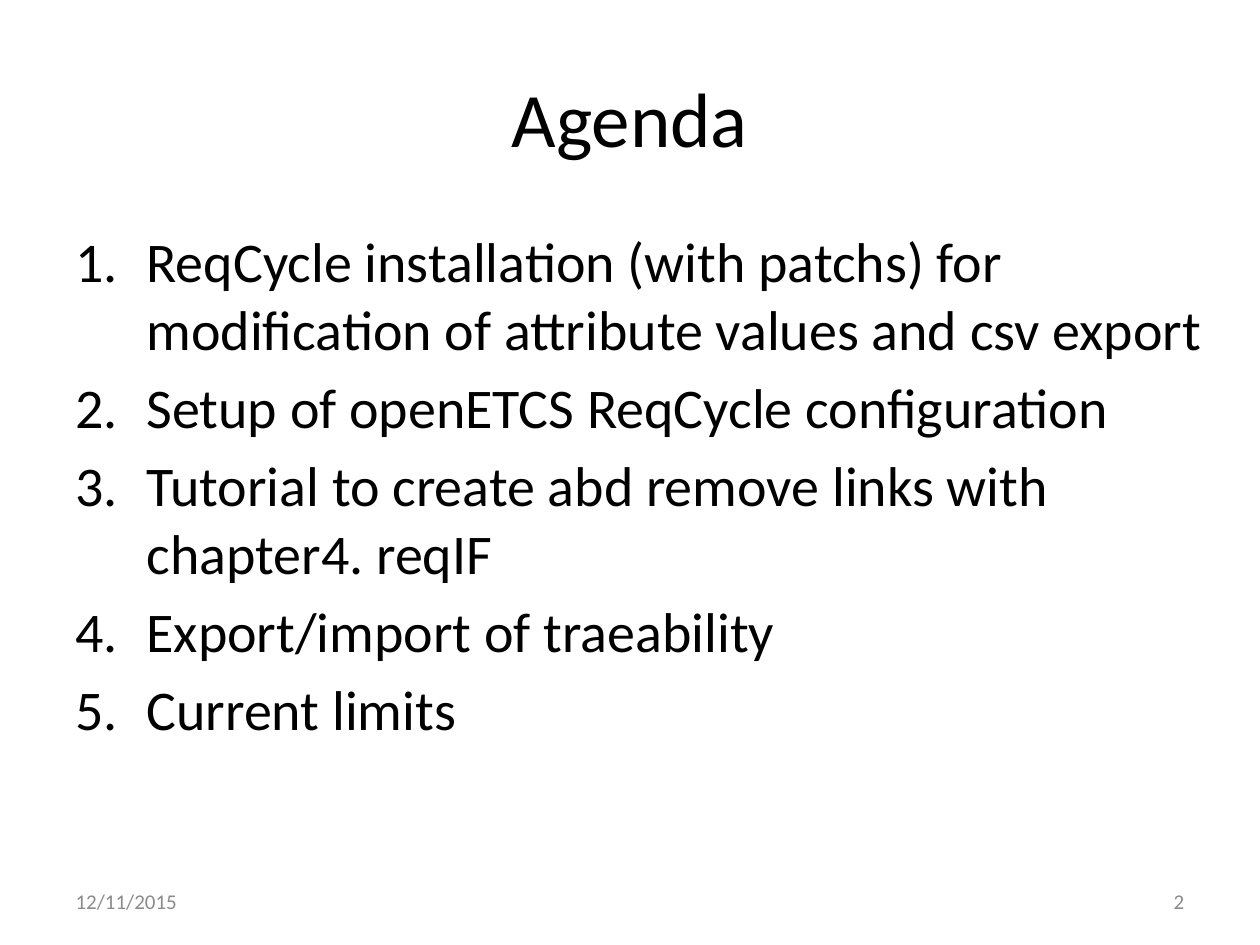
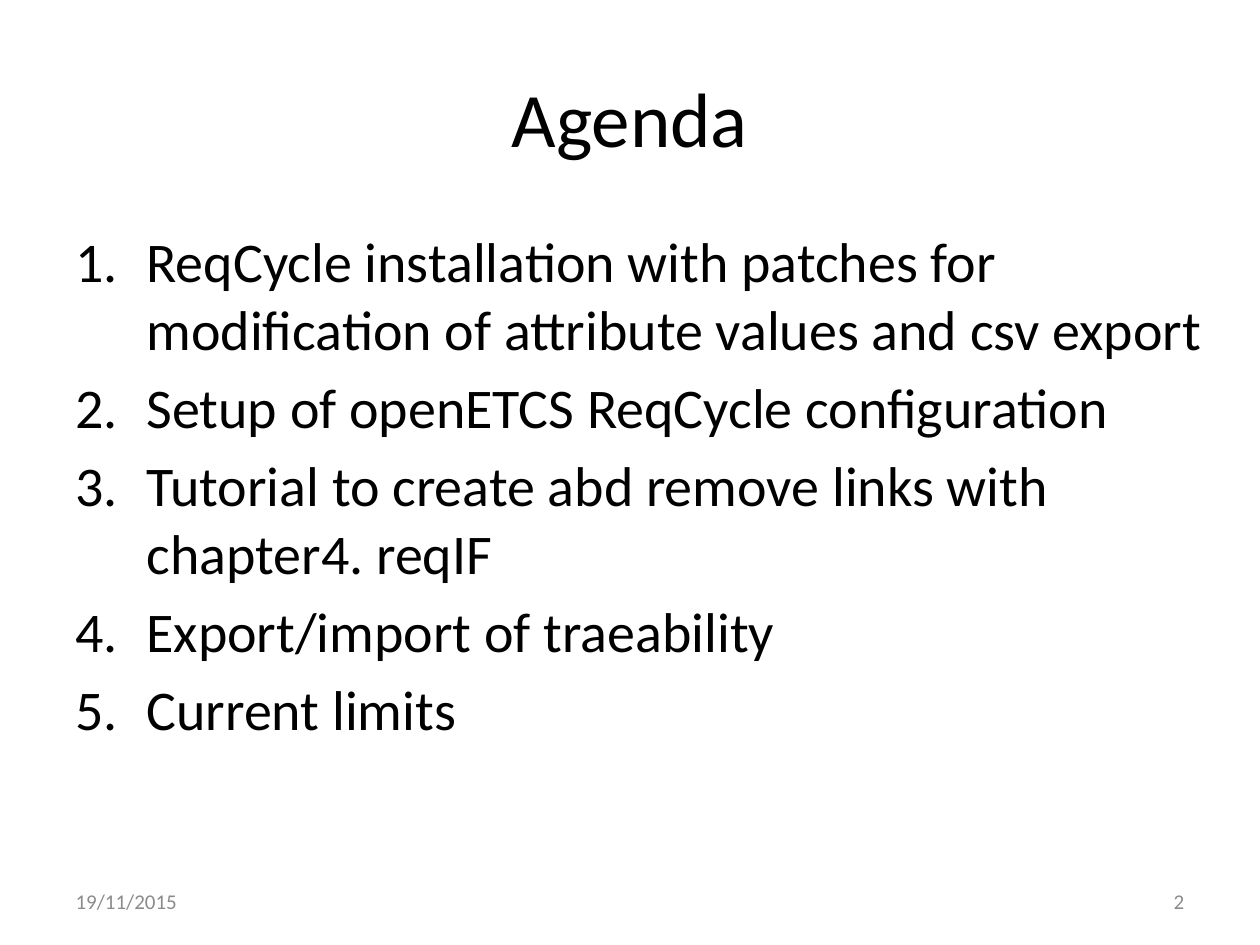
Before and after one commit to openETCS/toolchain, a slide deck: slide 2 of T7.3/TraceabilityArchitecture/reqCycleUse/ReqCyclePossibleUseForArchitectureVerification-V2.pptx. Drawn at 1260x945 pixels with LibreOffice and Linux fonts; fonts in the diff are those of the drawing. Boxes give left, top, right and bottom in pixels: in the first picture for what was removed or moved away, otherwise in the second. Text is boxed around its words. In the diff, an @@ line names an element or a change of style, - is before the commit and + after.

Commit message:
updated ReqCycle in use presentation after first remarks from Jan

```diff
--- a/T7.3/TraceabilityArchitecture/reqCycleUse/ReqCyclePossibleUseForArchitectureVerification-V2.pptx
+++ b/T7.3/TraceabilityArchitecture/reqCycleUse/ReqCyclePossibleUseForArchitectureVerification-V2.pptx
@@ text at (146, 243, 1201, 359): text changed @@
-1. ReqCycle installation (with patchs) for modification of attribute values and csv export
+1. ReqCycle installation with patches for modification of attribute values and csv export
@@ text at (76, 894, 177, 910): text changed @@
-12/11/2015
+19/11/2015
```
Also in this commit, not shown: 31 other slides changed, 2 other files.
